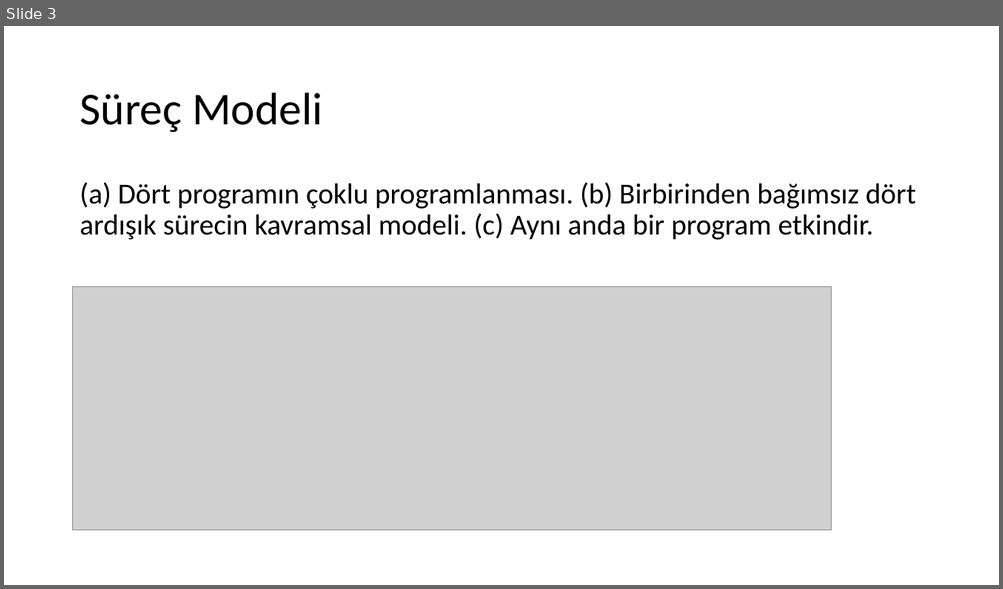
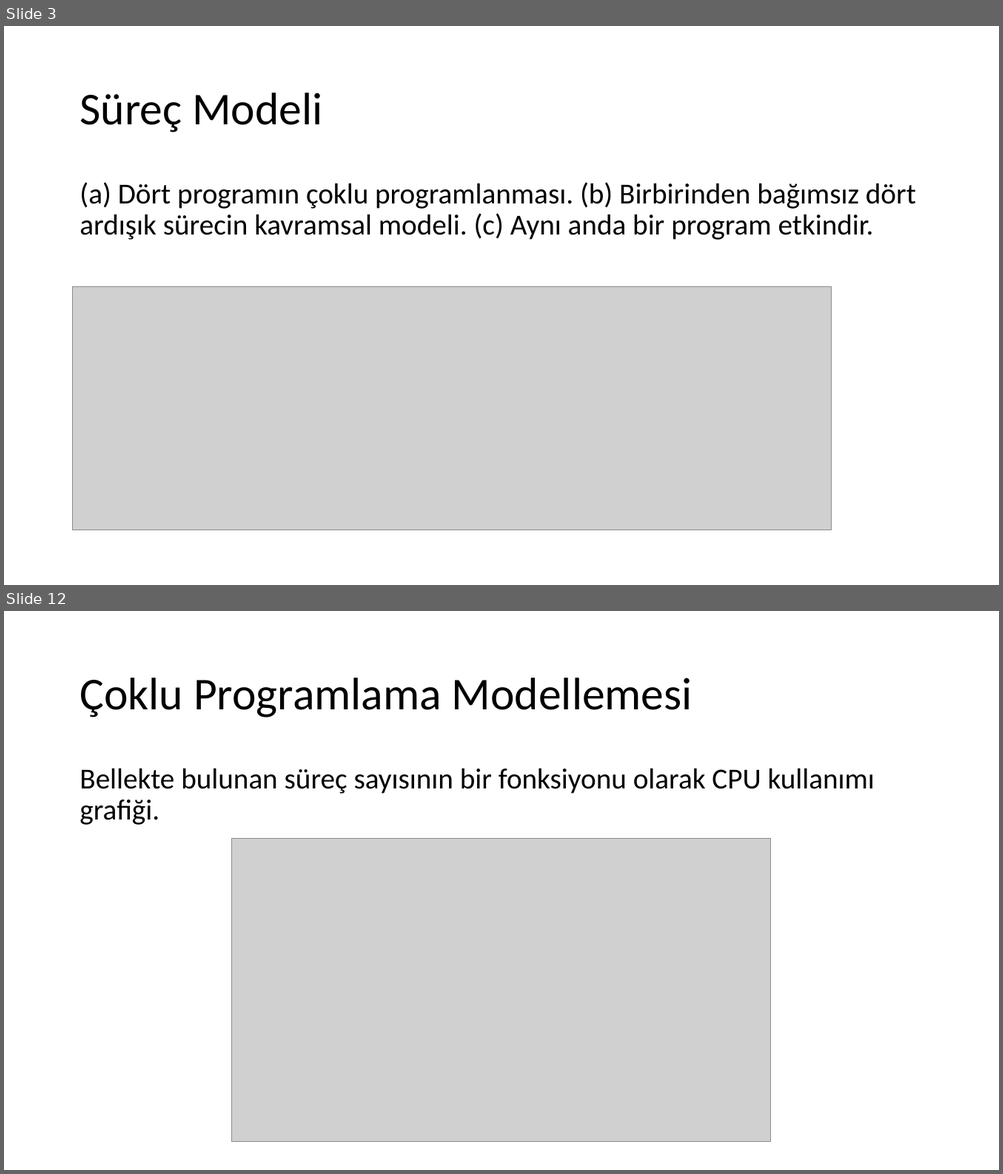
Before and after one commit to sercankulcu/sercankulcu.github.io, a slide deck: assets/teaching/os/2_Bolum_2_Surecler.pptx. Shown one above the other, each under a label of ours: slide 3 before the commit, slides 3 and 12 after it; the slides between them are not shown. The pictures are 1003x589 and 1003x1174 pixels, drawn with LibreOffice and Linux fonts; fonts in the diff are those of the drawing; grey boxes stand for pictures. Boxes give left, top, right and bottom in pixels: in the first picture for what was removed or moved away, otherwise in the second. Text is boxed around its words. In the diff, an @@ line names an element or a change of style, - is before the commit and + after.

```diff
--- a/assets/teaching/os/2_Bolum_2_Surecler.pptx
+++ b/assets/teaching/os/2_Bolum_2_Surecler.pptx
@@ slide 12 added at [4, 611, 999, 1170], background #FFFFFF @@
@@ title added at [79, 678, 692, 718], 44 pt, text #000000 @@
+Çoklu Programlama Modellemesi
@@ text added at [79, 768, 874, 825], 28 pt, text #000000 @@
+Bellekte bulunan süreç sayısının bir fonksiyonu olarak CPU kullanımı grafiği.
@@ picture added at [233, 840, 771, 1142] @@
```
Also in this commit, not shown: 14 other slides added, 1 other file.
